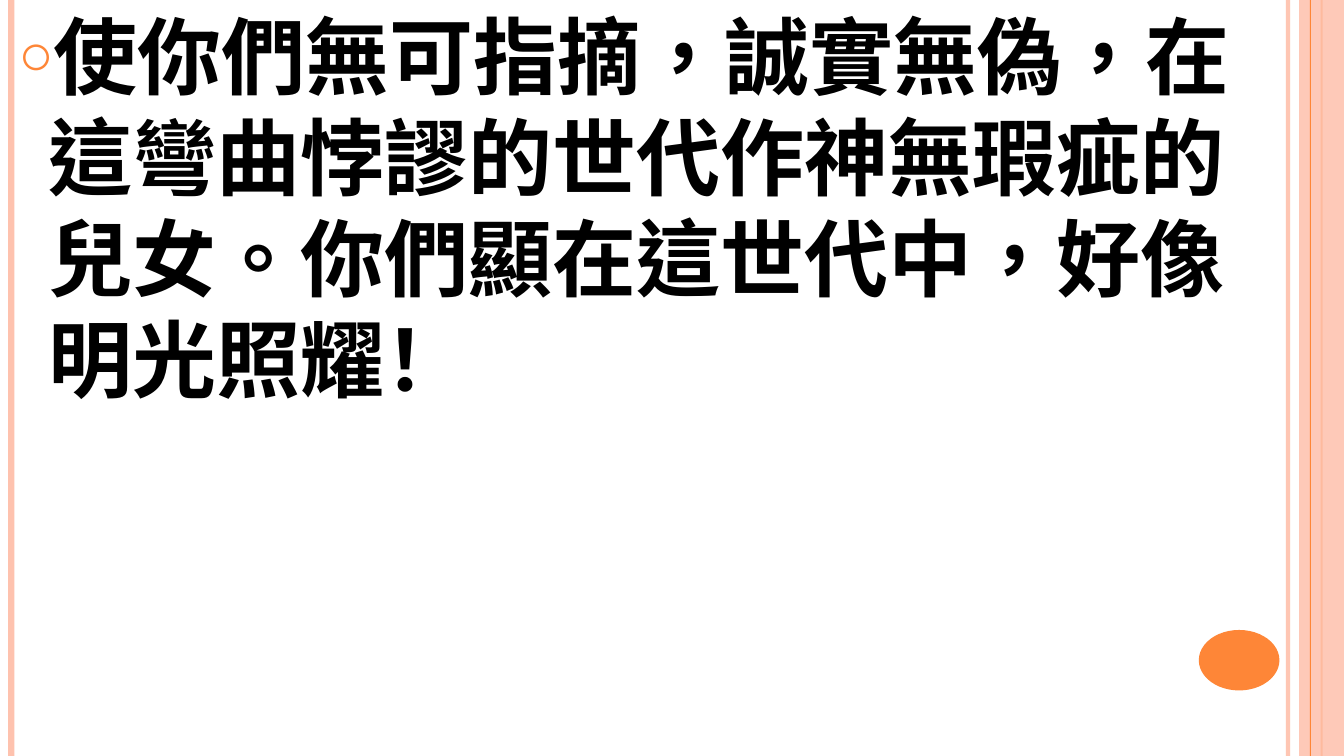
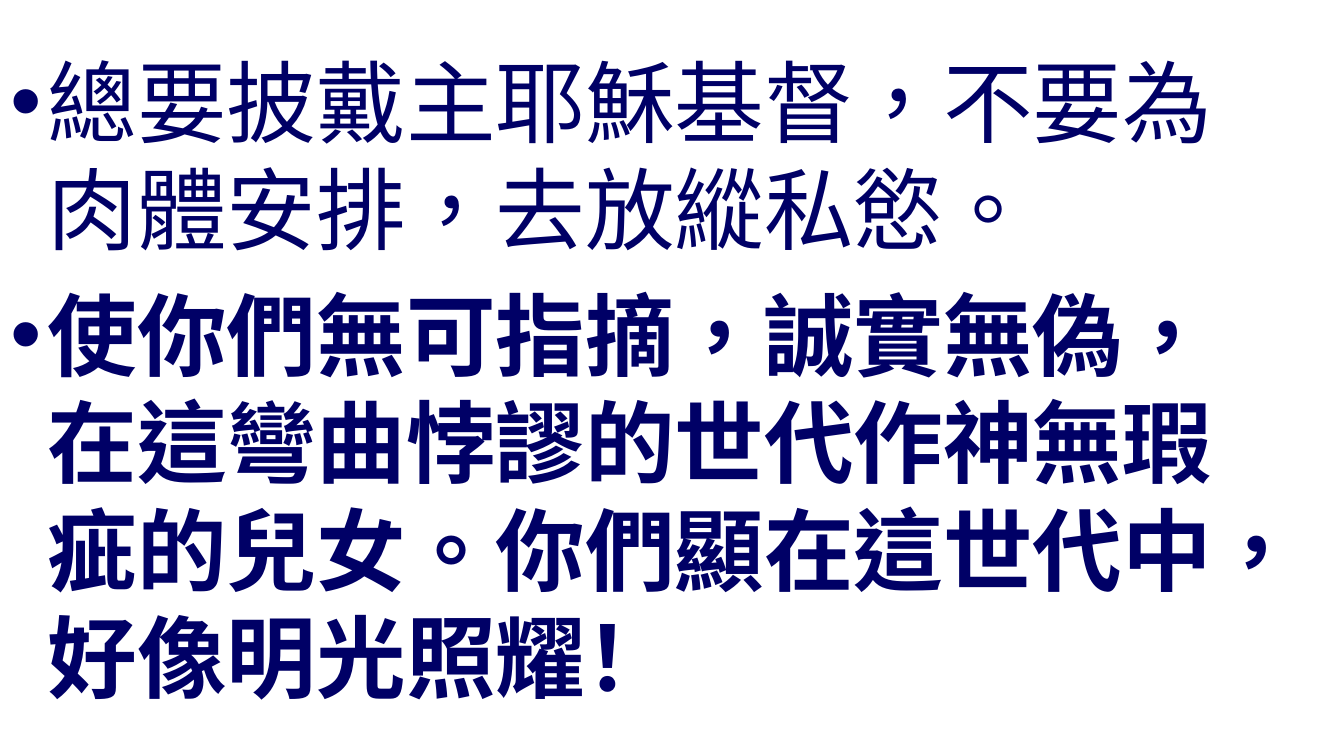
Before and after one commit to batisuoc/worship-resources, a slide deck: slide 7 of 74為鹽為光.pptx (slide 8 before the commit). Drawn at 1344x756 pixels with LibreOffice and Linux fonts; fonts in the diff are those of the drawing; background and template pictures are left out. Boxes give left, top, right and bottom in pixels: in the first picture for what was removed or moved away, otherwise in the second. Text is boxed around its words. In the diff, an @@ line names an element or a change of style, - is before the commit and + after.

```diff
--- a/74為鹽為光.pptx
+++ b/74為鹽為光.pptx
@@ text "總要披戴主耶穌基督，不要為肉體安排，去放縱私慾。": place and size @@
-text "總要披戴主耶穌基督，不要為肉體安排，去放縱私慾。" at box(49, 15, 1230, 399)
+text "總要披戴主耶穌基督，不要為肉體安排，去放縱私慾。" at box(48, 60, 1302, 700)
@@ text "總要披戴主耶穌基督，不要為肉體安排，去放縱私慾。" at box(48, 60, 1302, 700): vertical alignment top to middle @@
@@ line removed from (11, 0) to (11, 756) @@
@@ line removed from (1289, 0) to (1289, 756) @@
@@ rectangle removed at box(1300, 0, 1344, 756) @@
@@ line removed from (1311, 0) to (1311, 756) @@
@@ line removed from (1322, 0) to (1322, 756) @@
@@ text at box(48, 60, 1212, 251): paragraph added @@
+• 總要披戴主耶穌基督，不要為肉體安排，去放縱私慾。
@@ text at box(48, 291, 1302, 700): size 60 to 64 pt, text colour #000000 to #000066 in "使你們無可指摘，誠實無偽，在這彎曲悖謬的世代作神無瑕疵的兒女。你們顯在這世代中，好像明光照耀！"; bullet ○ to •; more space between paragraphs @@
@@ ellipse removed at box(1199, 630, 1279, 691) @@
```
Also in this commit, not shown: 6 other slides changed, 1 slide removed, 3 other files.
